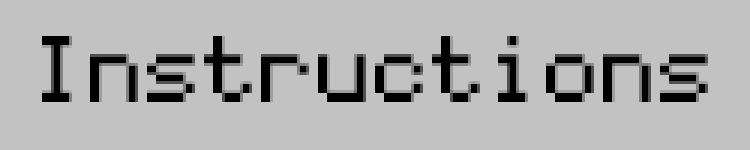
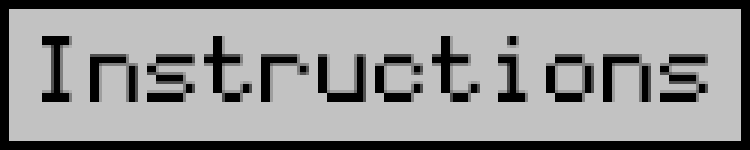
Layered file, before and after one edit (w=750, h=150). Changes by layer:
added group "Group 1" with 2 layers over 0, 0, 750, 150
added layer "LayerGrayInstuction" in group "Group 1" over 0, 0, 750, 150
renamed "Layer 0" to "LayerWhiteInstruction", hid it, moved it into group "Group 1", painted on it over 0, 0, 750, 150
